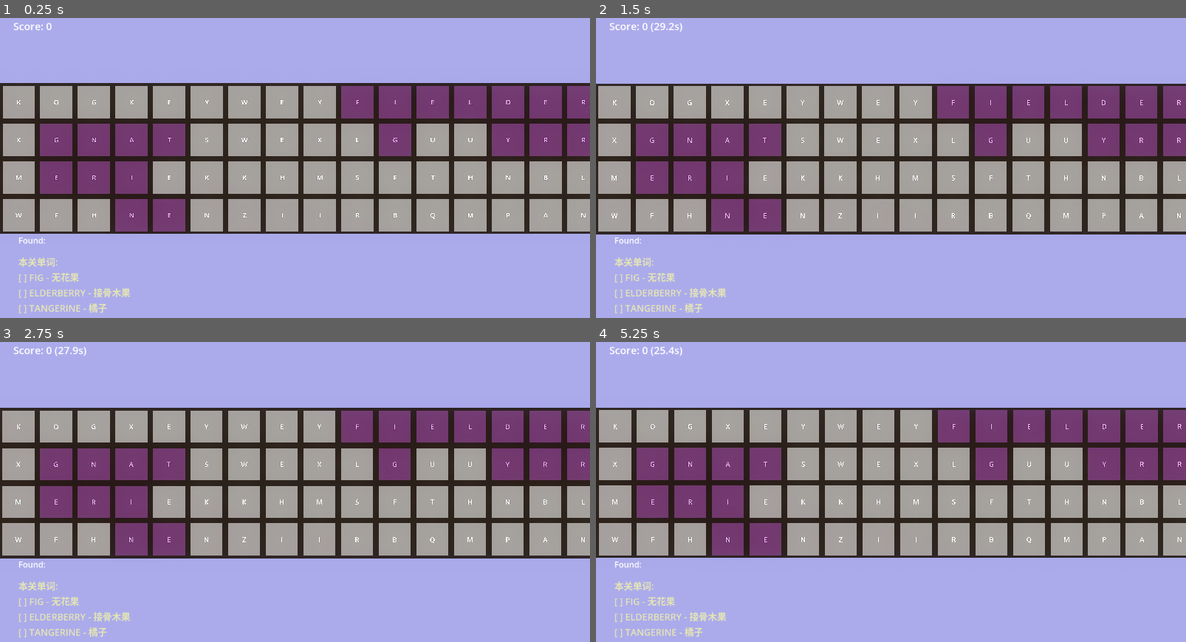
Above: before the commit, frames 1-4 (two rows, left to right).
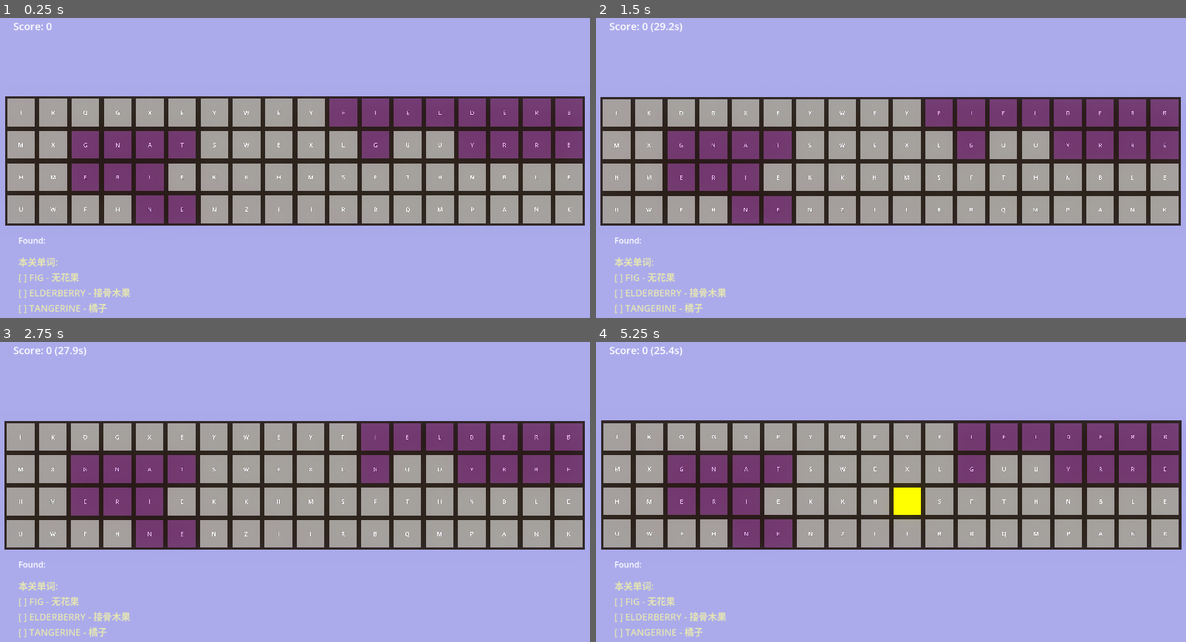
Above: after the commit, the same moments.

Repository: chenxinma/letter-blast
Game: Godot game, scene res://scenes/main_3d.tscn
Two runs of this game, one before a commit and one after it. Both use one fixed random seed, a clock stepped at 60 frames per second and the inputs below.
Inputs (mouse positions are in pixels of both pictures, inside the frame that each line leads up to):
- Up to frame 1 (0.25 s): no input
- Up to frame 2 (1.5 s): move the mouse to (1020, 159) at 0.52 s; click (1020, 159) at 0.67 s; move the mouse to (773, 192) at 1.27 s; click (773, 192) at 1.42 s
- Up to frame 3 (2.75 s): move the mouse to (354, 426) at 2.02 s; click (354, 426) at 2.17 s
- Up to frame 4 (5.25 s): tap Enter at 2.75 s; move the mouse to (861, 564) at 2.77 s; click (861, 564) at 2.92 s; tap Space at 3.5 s; move the mouse to (1068, 549) at 3.52 s; click (1068, 549) at 3.67 s; move the mouse to (714, 450) at 4.27 s; click (714, 450) at 4.42 s; move the mouse to (920, 498) at 5.02 s; click (920, 498) at 5.17 s

The runs differ from the first frame. In frame 1, 26% of the frame differs, in the area x 0-100%, y 21-72%; in frame 2, 26%; in frame 3, 26%; in frame 4, 26%.

Commit message:
feat: overhaul input handler and word selection logic
Refactor input_handler_3d.gd to use path-based selection instead of
line-based selection. Update raycast queries to collide with Area3D
nodes on layer 2. Adjust WordCell3D collision shapes for accuracy.
Tune main camera position and size for improved viewport framing.

Diff:
--- a/scenes/main_3d.tscn
+++ b/scenes/main_3d.tscn
@@ -23,11 +23,11 @@
 [node name="Background3D" parent="." unique_id=1164069581 instance=ExtResource("8_bg")]
 
 [node name="Camera3D" type="Camera3D" parent="." unique_id=1629312009]
-transform = Transform3D(1, 0, 0, 0, 1, 0, 0, 0, 1, -3.556879, -0.15345764, 13.562155)
+transform = Transform3D(1, 0, 0, 0, 1, 0, 0, 0, 1, -3.5, -0.153, 13.562)
 doppler_tracking = 2
 projection = 1
 fov = 45.0
-size = 3.083
+size = 3.6
 
 [node name="DirectionalLight3D" type="DirectionalLight3D" parent="." unique_id=202859154]
 transform = Transform3D(0.866025, -0.433013, 0.25, 0, 0.5, 0.866025, -0.5, -0.75, 0.433013, 0, 10, 0)
--- a/scenes/word_cell_3d.tscn
+++ b/scenes/word_cell_3d.tscn
@@ -8,9 +8,11 @@
 vertex_color_use_as_albedo = true
 
 [sub_resource type="BoxShape3D" id="BoxShape3D_1"]
-size = Vector3(1, 1, 0.1)
+size = Vector3(0.3, 0.3, 0.1)
 
 [node name="WordCell3D" type="Area3D"]
+collision_layer = 2
+collision_mask = 2
 script = ExtResource("1_cell")
 
 [node name="CollisionShape3D" type="CollisionShape3D" parent="."]
--- a/scripts/input_handler_3d.gd
+++ b/scripts/input_handler_3d.gd
@@ -4,48 +4,37 @@
 
 var grid_manager: GridManager3D
 var word_manager: WordManager
-var is_selecting: bool = false
-var selection_start_coord: Vector2 = Vector2(-1, -1)
+var selected_path: Array[Vector2] = []
+var current_word: String = ""
 
 func handle_mouse_press(event: InputEvent) -> void:
-	var mouse_pos = event.position
-	var cell = _get_cell_under_mouse(mouse_pos)
-
-	if cell:
-		is_selecting = true
-		selection_start_coord = cell.coordinate
-		grid_manager.highlight_cell(cell.coordinate, true)
-
-func handle_mouse_release(_event: InputEvent) -> void:
-	if not is_selecting:
-		return
-
-	is_selecting = false
-
-	var word = grid_manager.get_selected_letters()
-	var coords = grid_manager.get_selected_coordinates()
-
-	if word.length() > 0:
-		var is_valid = word_manager.is_valid_word(word)
-		emit_signal("word_validated", word, is_valid)
-
-		if is_valid:
-			grid_manager.mark_used(coords)
-
-	grid_manager.clear_highlights()
-	selection_start_coord = Vector2(-1, -1)
-
-func handle_mouse_motion(event: InputEvent) -> void:
-	if not is_selecting:
+	if event.button_index != MOUSE_BUTTON_LEFT or not event.pressed:
 		return
 
 	var mouse_pos = event.position
 	var cell = _get_cell_under_mouse(mouse_pos)
 
 	if cell:
-		var current_coord = cell.coordinate
-		if current_coord != selection_start_coord:
-			_handle_line_selection(selection_start_coord, current_coord)
+		select_cell(cell.coordinate)
+
+func handle_mouse_release(event: InputEvent) -> void:
+	if event.button_index != MOUSE_BUTTON_LEFT or event.pressed:
+		return
+
+	if selected_path.size() >= 2:
+		validate_word()
+	else:
+		clear_selection()
+
+func handle_mouse_motion(event: InputEvent) -> void:
+	if not Input.is_mouse_button_pressed(MOUSE_BUTTON_LEFT) or selected_path.is_empty():
+		return
+
+	var mouse_pos = event.position
+	var cell = _get_cell_under_mouse(mouse_pos)
+
+	if cell:
+		select_cell(cell.coordinate)
 
 func _get_cell_under_mouse(mouse_pos: Vector2) -> Node:
 	var camera = get_viewport().get_camera_3d()
@@ -53,39 +42,70 @@
 		return null
 
 	var from = camera.project_ray_origin(mouse_pos)
-	var to = from + camera.project_ray_normal(mouse_pos) * 1000
+	var normal = camera.project_ray_normal(mouse_pos)
+	var to = from + normal * 1000
 
-	var space_state = get_viewport().world_3d.direct_space_state
+	var space_state = camera.get_world_3d().direct_space_state
 	var query = PhysicsRayQueryParameters3D.create(from, to)
+	query.collide_with_areas = true
+	query.collide_with_bodies = false
+	query.collision_mask = 2
+
 	var result = space_state.intersect_ray(query)
-
 	if result and result.has("collider"):
 		return result["collider"]
 	return null
 
-func _handle_line_selection(start: Vector2, end: Vector2) -> void:
-	grid_manager.clear_highlights()
+func select_cell(coord: Vector2) -> void:
+	if not grid_manager.is_valid_coordinate(coord):
+		return
 
-	var cells_in_line = _get_cells_in_line(start, end)
-	for coord in cells_in_line:
-		grid_manager.highlight_cell(coord, true)
+	var cell = grid_manager.get_cell_at(coord)
+	if cell == null or cell.is_used:
+		return
 
-func _get_cells_in_line(start: Vector2, end: Vector2) -> Array[Vector2]:
-	var result: Array[Vector2] = []
+	if selected_path.is_empty():
+		selected_path.append(coord)
+		cell.set_highlighted(true)
+	else:
+		if _is_adjacent_to_last(coord) and not coord in selected_path:
+			selected_path.append(coord)
+			cell.set_highlighted(true)
 
-	var dx = int(end.x - start.x)
-	var dy = int(end.y - start.y)
-	var steps = max(abs(dx), abs(dy))
+	_update_current_word()
 
-	if steps == 0:
-		result.append(start)
-		return result
+func _is_adjacent_to_last(coord: Vector2) -> bool:
+	if selected_path.is_empty():
+		return false
 
-	var x_inc = dx / steps
-	var y_inc = dy / steps
+	var last_coord = selected_path[-1]
+	var dx = abs(coord.x - last_coord.x)
+	var dy = abs(coord.y - last_coord.y)
 
-	for i in range(steps + 1):
-		var coord = Vector2(int(start.x) + i * x_inc, int(start.y) + i * y_inc)
-		result.append(coord)
+	return (dx == 1 and dy == 0) or (dx == 0 and dy == 1) or (dx == 1 and dy == 1)
 
-	return result
+func _update_current_word() -> void:
+	current_word = ""
+	for coord in selected_path:
+		var cell = grid_manager.get_cell_at(coord)
+		if cell != null:
+			current_word += cell.letter
+
+func validate_word() -> void:
+	if current_word.length() >= 2:
+		if word_manager.is_valid_word(current_word):
+			grid_manager.mark_used(selected_path)
+			word_manager.mark_as_found(current_word)
+			emit_signal("word_validated", current_word, true)
+		else:
+			emit_signal("word_validated", current_word, false)
+
+	clear_selection()
+
+func clear_selection() -> void:
+	for coord in selected_path:
+		var cell = grid_manager.get_cell_at(coord)
+		if cell != null:
+			cell.set_highlighted(false)
+	selected_path.clear()
+	current_word = ""
--- a/scripts/word_cell_3d.gd
+++ b/scripts/word_cell_3d.gd
@@ -7,6 +7,7 @@
 const COLOR_HIGHLIGHT = Color(0.361, 0.486, 0.392, 1.0)
 const COLOR_HINT = Color(0.643, 0.349, 0.671, 0.5)
 const COLOR_USED = Color(0.5, 0.5, 0.5, 0.5)
+const COLOR_NORMAL = Color(1.0, 1.0, 1.0, 0.5)
 
 var letter: String = ""
 var coordinate: Vector2 = Vector2.ZERO
@@ -36,7 +37,7 @@
 	if not _border_texture_cache:
 		_border_texture_cache = TextureGenerator.create_cell_border(Vector2(CELL_SIZE, CELL_SIZE))
 	sprite_3d.texture = _border_texture_cache
-	sprite_3d.modulate = Color(1.0, 1.0, 1.0, 0.5)
+	sprite_3d.modulate = COLOR_NORMAL
 
 func set_hint() -> void:
 	sprite_3d.modulate = COLOR_HINT
@@ -71,7 +72,7 @@
 		if sprite_3d:
 			sprite_3d.modulate = Color(1, 1, 0, 1)
 	elif sprite_3d:
-		sprite_3d.modulate = Color(1, 1, 1, 1)
+		sprite_3d.modulate = COLOR_NORMAL
 
 func get_world_position() -> Vector3:
 	return global_position
